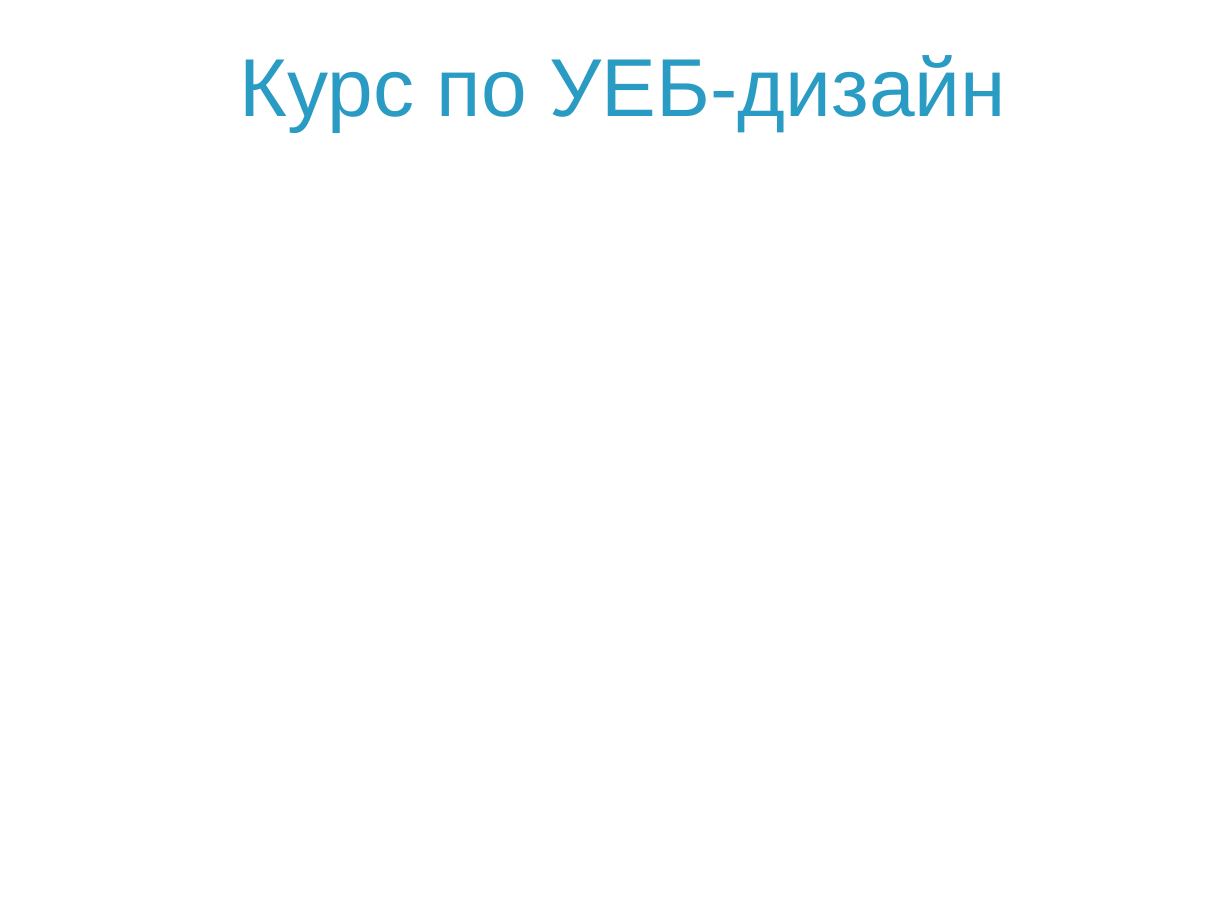
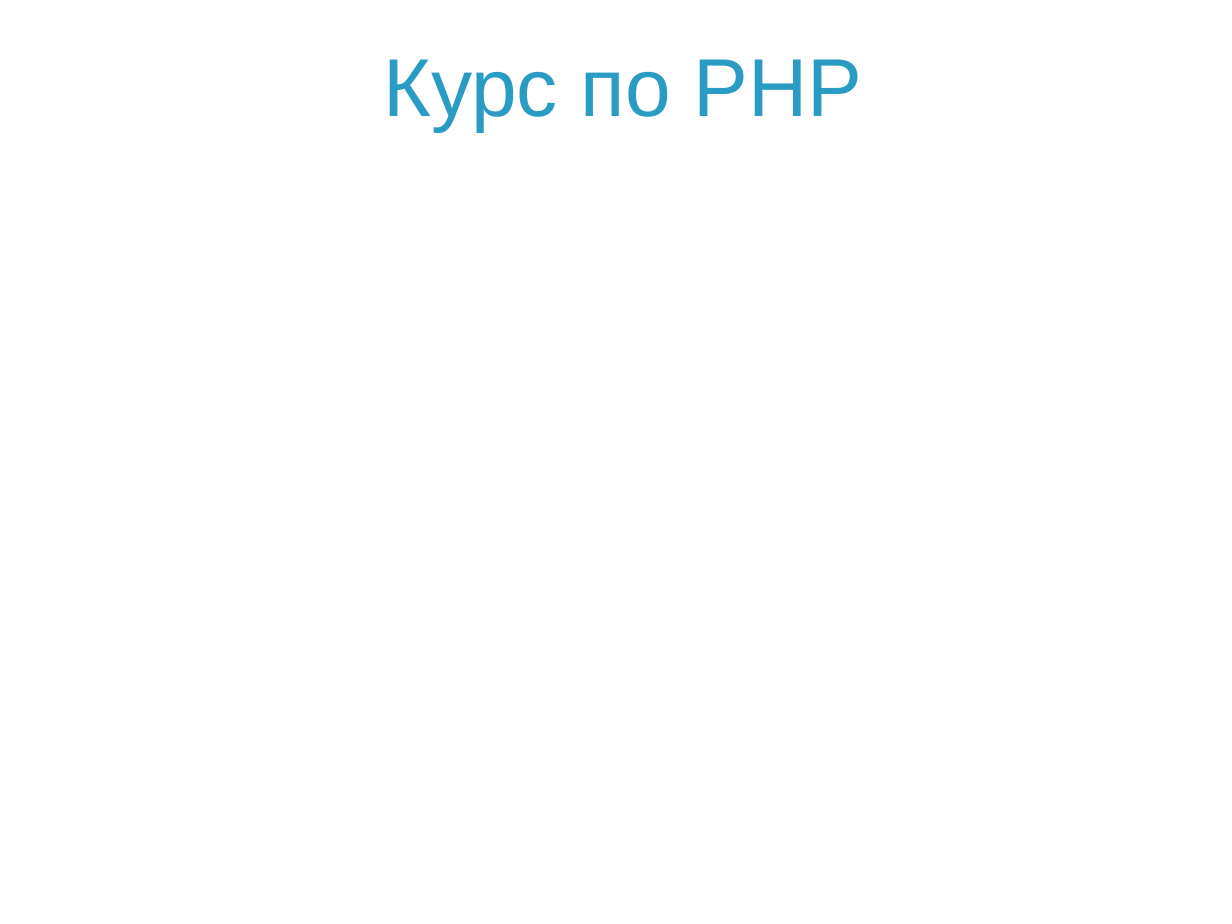
Before and after one commit to ivanstoynov/php-learning, a slide deck: slide 1 of Materials/PHP/Functions in PHP - part 2.ppt. Drawn at 1232x924 pixels with LibreOffice and Linux fonts; fonts in the diff are those of the drawing; background and template pictures are left out. Boxes give left, top, right and bottom in pixels: in the first picture for what was removed or moved away, otherwise in the second. Text is boxed around its words. In the diff, an @@ line names an element or a change of style, - is before the commit and + after.

Commit message:
Commit OOP presentation

```diff
--- a/Materials/PHP/Functions in PHP - part 2.ppt
+++ b/Materials/PHP/Functions in PHP - part 2.ppt
@@ title at <box>383,59,863,132</box>: text changed @@
-Курс по УЕБ-дизайн
+Курс по PHP
```
Also in this commit, not shown: 3 other files.
